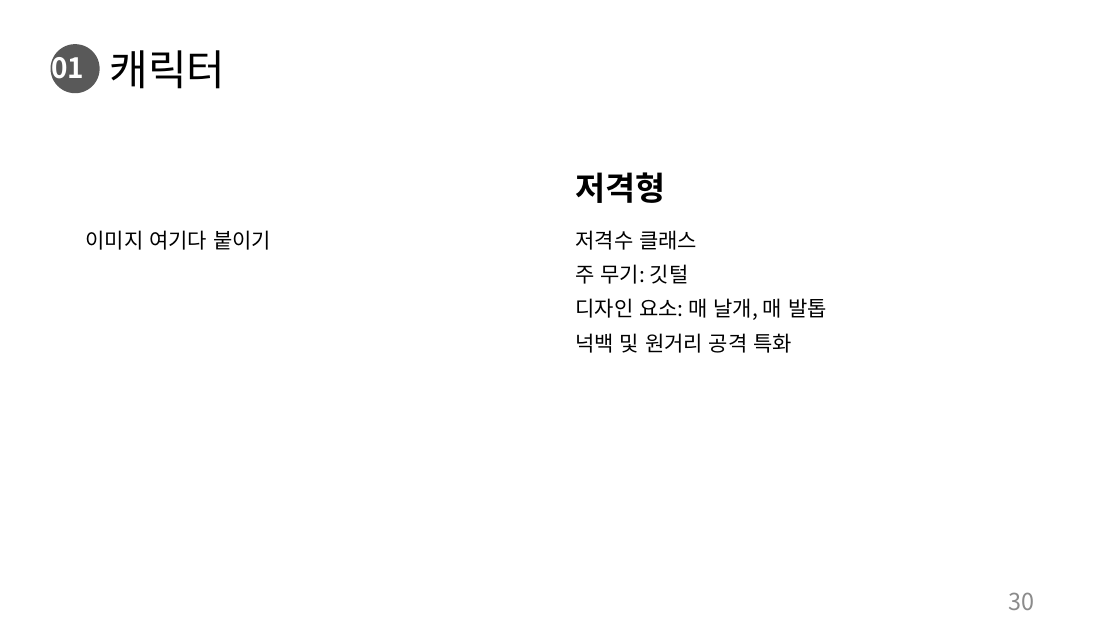
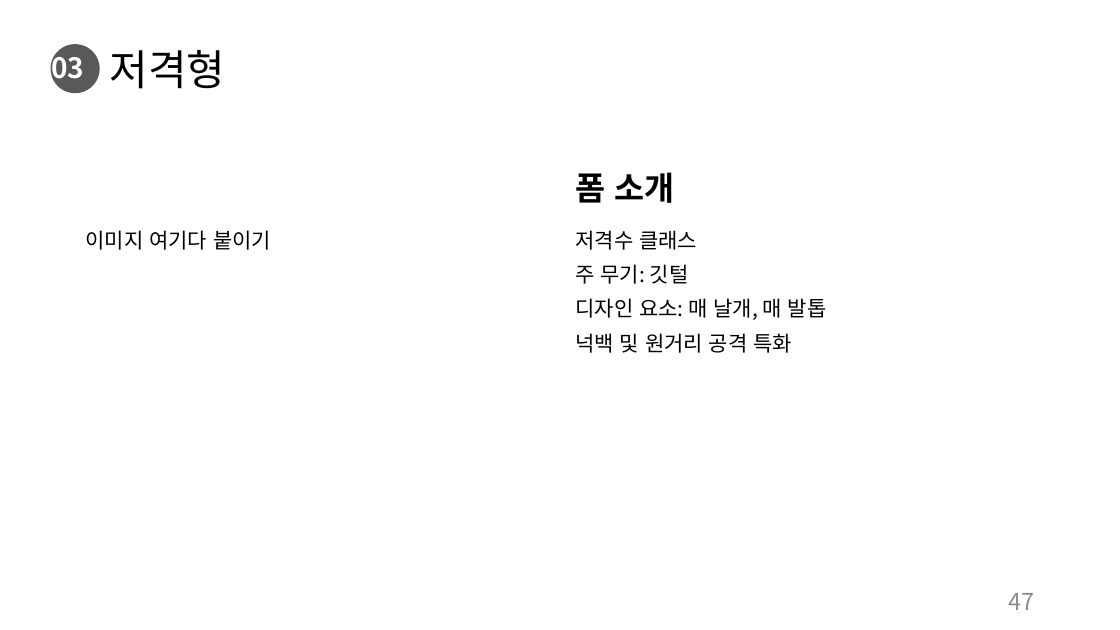
Before and after one commit to charobe/HDB, a slide deck: slide 47 of 조영욱/하자 드 바이오.pptx (slide 30 before the commit). Drawn at 1120x630 pixels with LibreOffice and Linux fonts; fonts in the diff are those of the drawing. Boxes give left, top, right and bottom in pixels: in the first picture for what was removed or moved away, otherwise in the second. Text is boxed around its words. In the diff, an @@ line names an element or a change of style, - is before the commit and + after.

```diff
--- a/조영욱/하자 드 바이오.pptx
+++ b/조영욱/하자 드 바이오.pptx
@@ text at bbox=[51, 50, 84, 86]: text changed @@
-01
+03
@@ title at bbox=[110, 50, 226, 89]: text changed @@
-캐릭터
+저격형
@@ text at bbox=[575, 172, 675, 203]: text changed @@
-저격형
+폼 소개
@@ page number at bbox=[1009, 593, 1035, 610]: text changed @@
-30
+47
```
Also in this commit, not shown: 32 other slides changed, 2 slides added, 1 slide removed, 1 other file.
